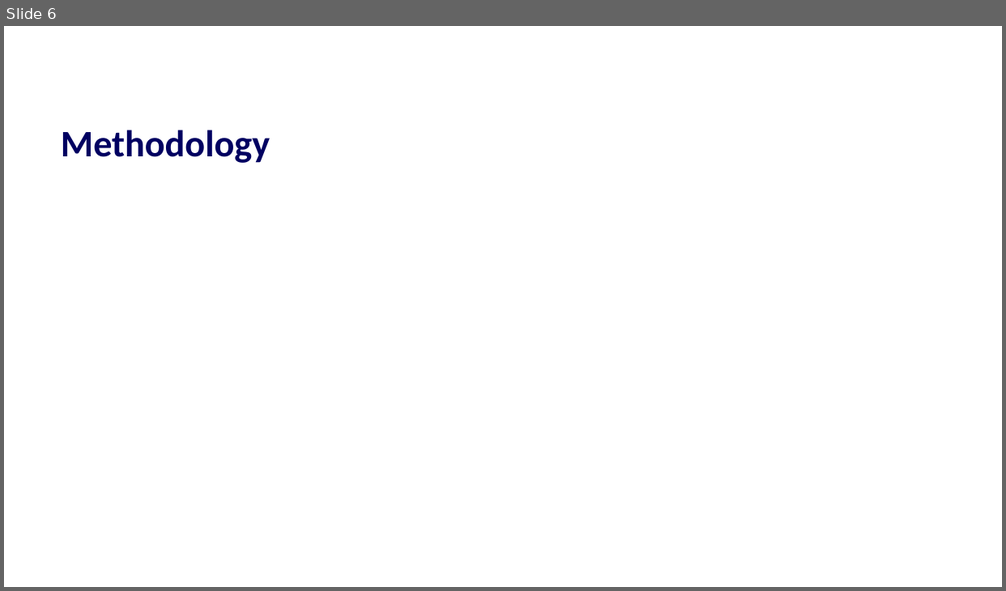
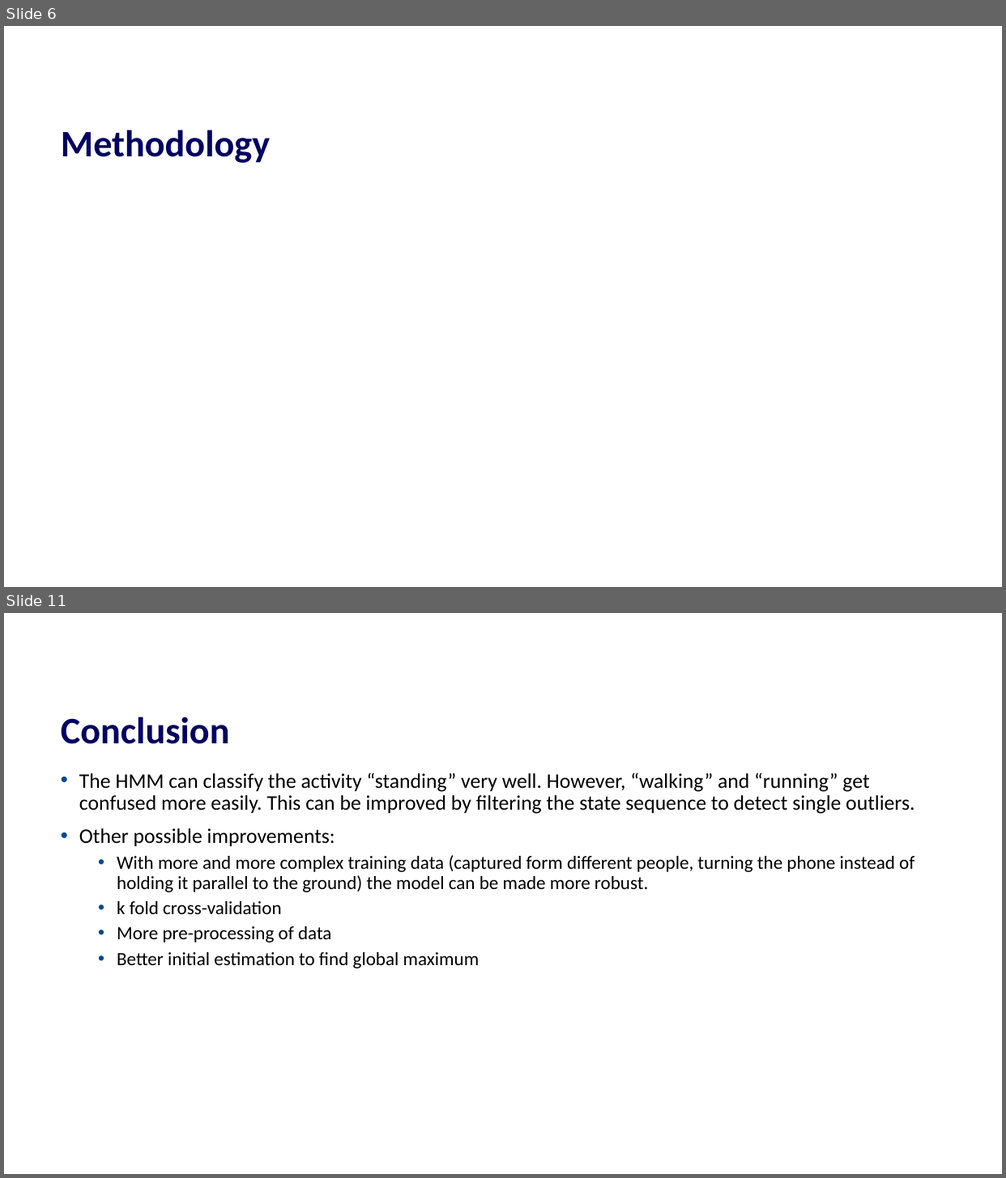
Before and after one commit to TheresaHoesl/PatternRecognition_MachineLearning, a slide deck: Final_project/presentation.pptx. Shown one above the other, each under a label of ours: slide 6 before the commit, slides 6 and 11 after it; the slides between them are not shown. The pictures are 1006x591 and 1006x1178 pixels, drawn with LibreOffice and Linux fonts; fonts in the diff are those of the drawing; grey boxes stand for pictures; background and template pictures are left out. Boxes give left, top, right and bottom in pixels: in the first picture for what was removed or moved away, otherwise in the second. Text is boxed around its words. In the diff, an @@ line names an element or a change of style, - is before the commit and + after.

```diff
--- a/Final_project/presentation.pptx
+++ b/Final_project/presentation.pptx
@@ slide 11 added at [4, 613, 1002, 1174], background #FFFFFF @@
@@ title added at [61, 717, 230, 744], 36 pt, text #000061, bold @@
+Conclusion
@@ text added at [79, 773, 914, 969], 18 pt, text #000000 @@
+• The HMM can classify the activity “standing” very well. However, “walking” and “running” get confused more easily. This can be improved by filtering the state sequence to detect single outliers.
+• Other possible improvements:
+  • With more and more complex training data (captured form different people, turning the phone instead of holding it parallel to the ground) the model can be made more robust.
+  • k fold cross-validation
+  • More pre-processing of data
+  • Better initial estimation to find global maximum
```
Also in this commit, not shown: 2 slides changed, 3 other slides added, 7 slides removed.
